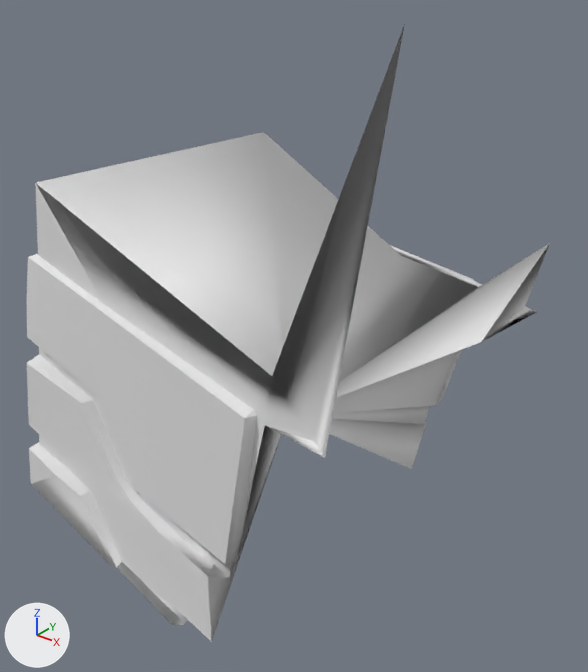
One commit to the OBJ model src/main/resources/assets/kn8/meshes/soldier/forearm_left.obj: the scene before it, then after it.
One viewpoint serves both versions: a camera (50 mm lens) standing at (-0.053, -0.325, 1.253) and looking at (-0.309, -0.004, 1.054). Every picture has the same lights, and +X, +Y and +Z are marked at lower left. The first picture is the older version. Where no turn or scale is listed for an object, it has been applied to the vertices. Vertices at exactly the same position are counted once.

The first picture shows 'forearm_left'.
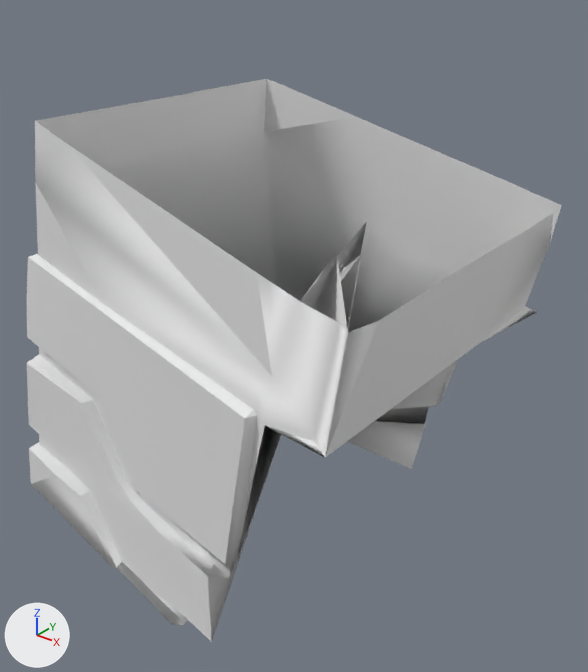
Pixel boxes [x1, y1, x2, y2] of what changed, in the pictures (588 x 672 px):
'forearm_left', reshaped (9% shorter)
    before: [27, 24, 550, 642]
    after: [27, 79, 562, 642]
part 1 of me_forearm_left, built on
    before: [272, 24, 543, 457]
    after: [35, 79, 562, 457]

The edits, one by one:
me_forearm_left is used by ob_forearm_left; location (0.0, 0.0, 0.0).
me_forearm_left had 223 vertices, 442 faces and spanned x -0.454..-0.189, y -0.108..0.1, z 0.912..1.231.
me_forearm_left now has 253 vertices, 482 faces and spans x -0.454..-0.201, y -0.108..0.1, z 0.912..1.175.
Part 1, on me_forearm_left:
1 vertex is removed from x -0.189, y -0.102, z 1.231.
7 faces are deleted.
31 vertices are added at x -0.401..-0.201, y -0.104..0.091, z 1.111..1.175.
47 new faces join them.
